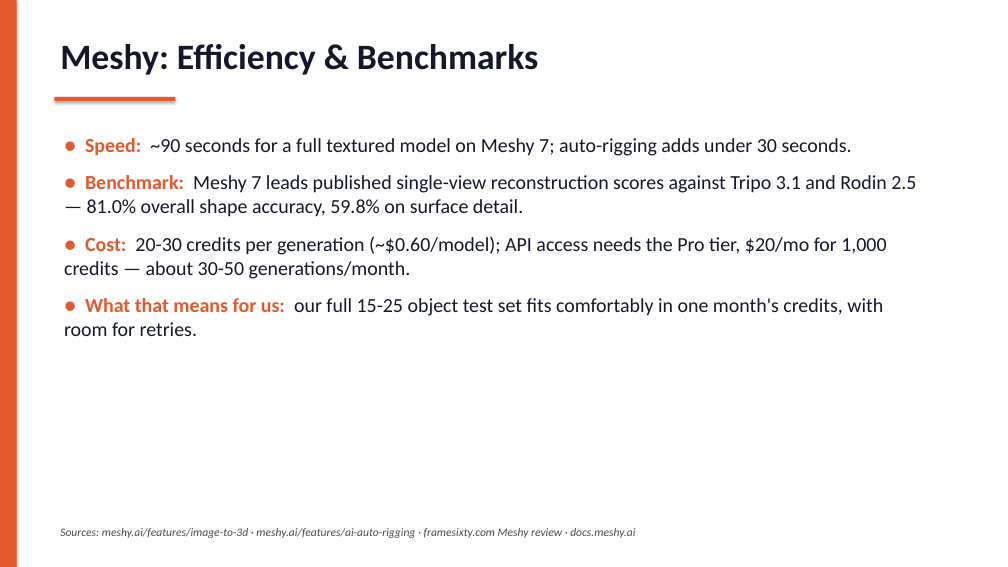
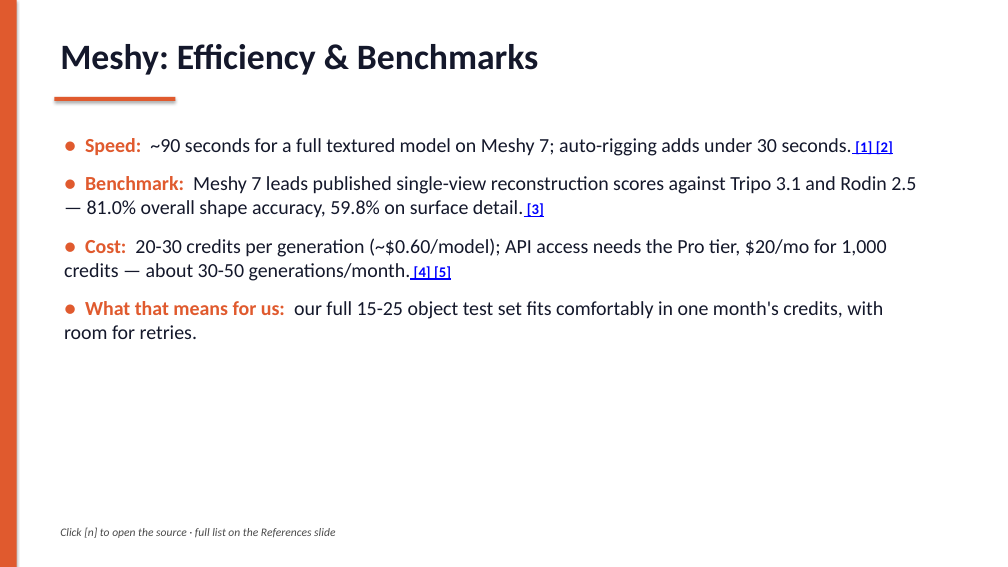
Before and after one commit to CesarSalcido06/SeniorProjectFall26, a slide deck: slide 13 of presentation.pptx. Drawn at 1008x567 pixels with LibreOffice and Linux fonts; fonts in the diff are those of the drawing. Boxes give left, top, right and bottom in pixels: in the first picture for what was removed or moved away, otherwise in the second. Text is boxed around its words. In the diff, an @@ line names an element or a change of style, - is before the commit and + after.

Commit message:
Add clickable inline citations and a References slide to the deck

```diff
--- a/presentation.pptx
+++ b/presentation.pptx
@@ text at (64, 138, 916, 281): text changed @@
-● Speed: ~90 seconds for a full textured model on Meshy 7; auto-rigging adds under 30 seconds.
-● Benchmark: Meshy 7 leads published single-view reconstruction scores against Tripo 3.1 and Rodin 2.5 — 81.0% overall shape accuracy, 59.8% on surface detail.
-● Cost: 20-30 credits per generation (~$0.60/model); API access needs the Pro tier, $20/mo for 1,000 credits — about 30-50 generations/month.
+● Speed: ~90 seconds for a full textured model on Meshy 7; auto-rigging adds under 30 seconds. [1] [2]
+● Benchmark: Meshy 7 leads published single-view reconstruction scores against Tripo 3.1 and Rodin 2.5 — 81.0% overall shape accuracy, 59.8% on surface detail. [3]
+● Cost: 20-30 credits per generation (~$0.60/model); API access needs the Pro tier, $20/mo for 1,000 credits — about 30-50 generations/month. [4] [5]
@@ text at (64, 301, 883, 339): more space between paragraphs @@
@@ text at (60, 527, 335, 538): text changed @@
-Sources: meshy.ai/features/image-to-3d · meshy.ai/features/ai-auto-rigging · framesixty.com Meshy review · docs.meshy.ai
+Click [n] to open the source · full list on the References slide
```
Also in this commit, not shown: 1 other slide changed, 1 slide added.
